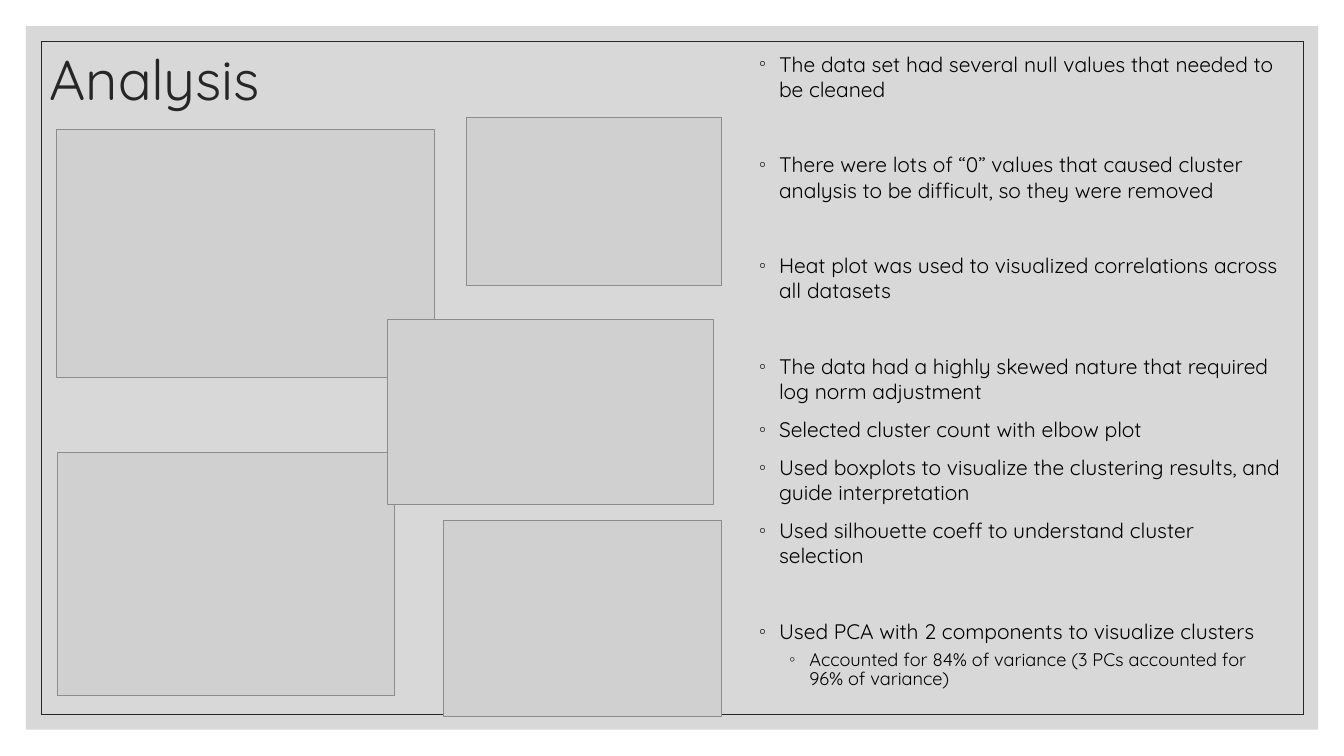
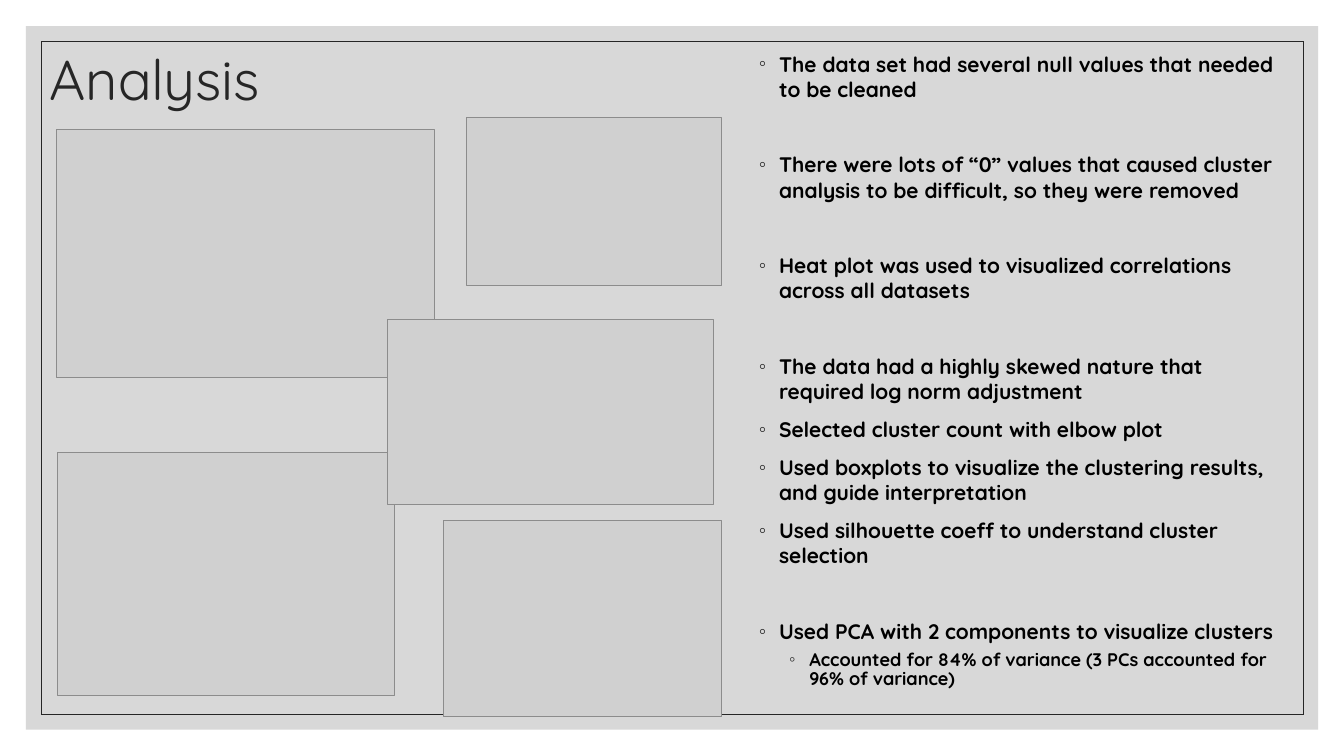
Before and after one commit to ssimmons9212/FedEX, a slide deck: slide 8 of Presentation/Fedex interview Round 2.pptx. Drawn at 1344x756 pixels with LibreOffice and Linux fonts; fonts in the diff are those of the drawing; grey boxes stand for pictures. Boxes give left, top, right and bottom in pixels: in the first picture for what was removed or moved away, otherwise in the second. Text is boxed around its words. In the diff, an @@ line names an element or a change of style, - is before the commit and + after.

```diff
--- a/Presentation/Fedex interview Round 2.pptx
+++ b/Presentation/Fedex interview Round 2.pptx
@@ text "The data set had several ..." at <box>779,56,1273,689</box>: bold on @@
```
Also in this commit, not shown: 5 other slides changed, 1 slide added, 1 slide removed.
